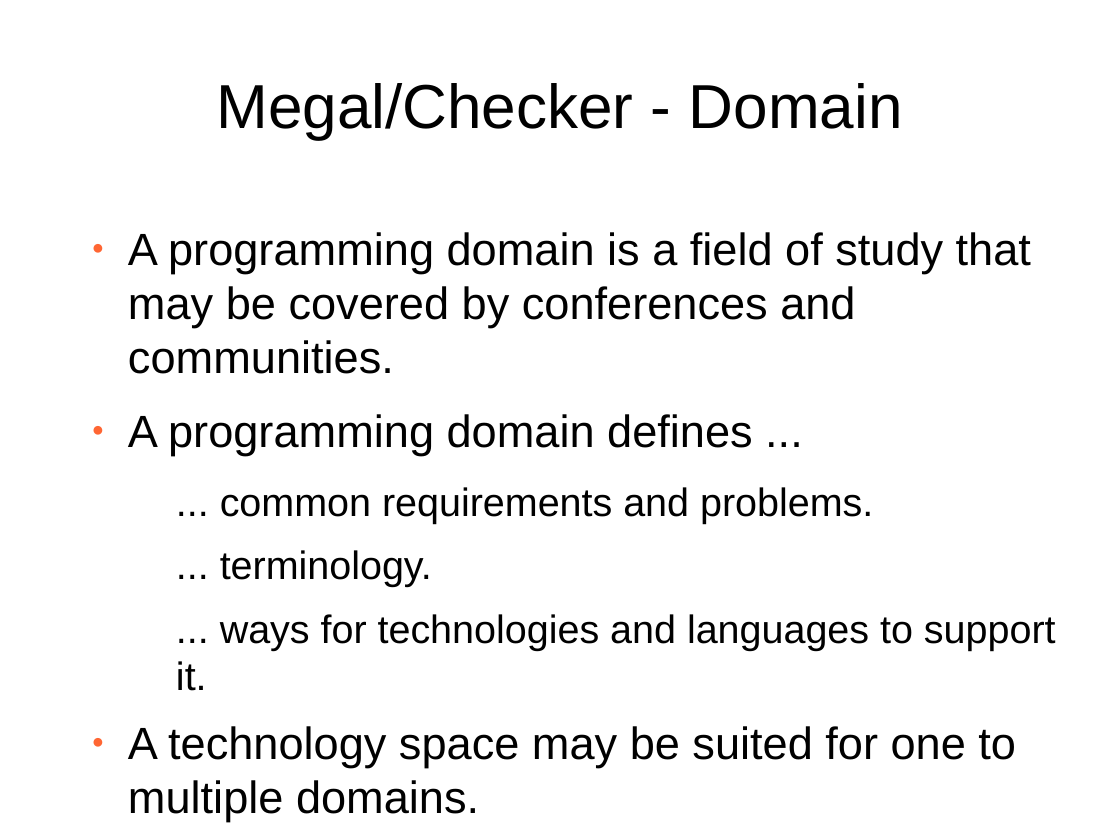
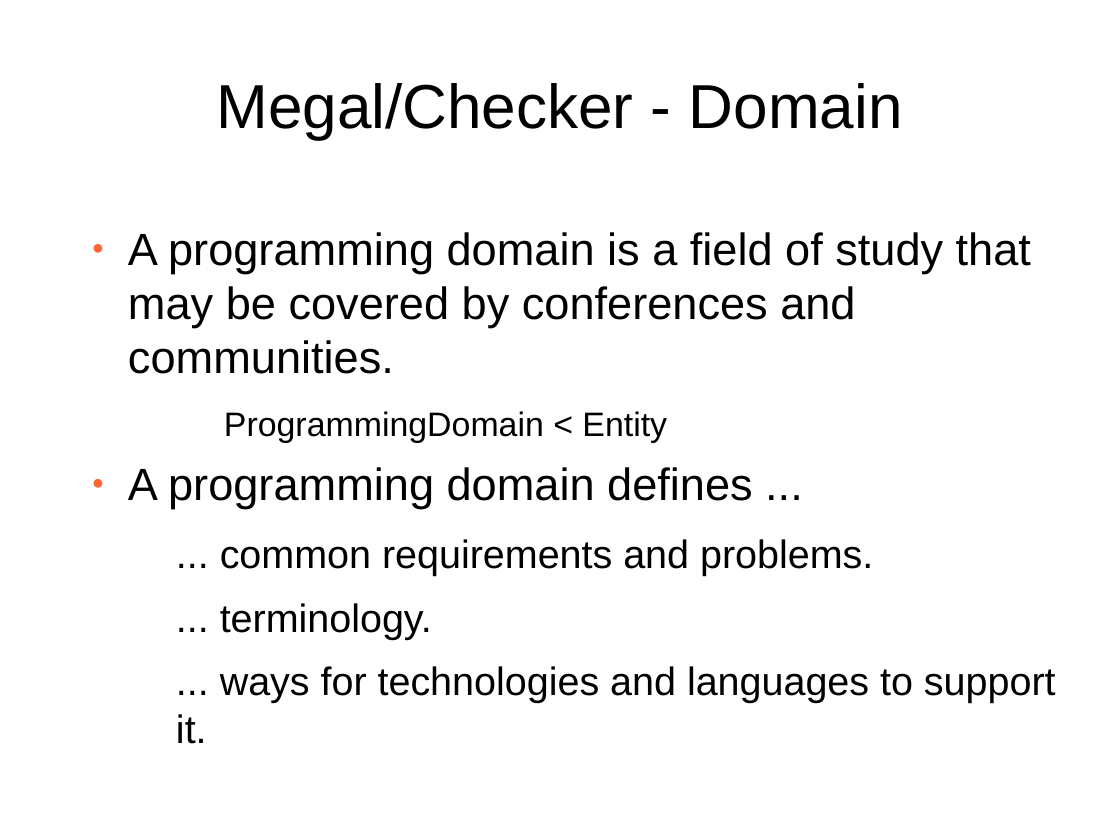
Before and after one commit to softlang/megalib, a slide deck: slide 27 of docs/LanguageDescription.odp (slide 26 before the commit). Drawn at 1120x840 pixels with LibreOffice and Linux fonts; fonts in the diff are those of the drawing; background and template pictures are left out. Boxes give left, top, right and bottom in pixels: in the first picture for what was removed or moved away, otherwise in the second. Text is boxed around its words. In the diff, an @@ line names an element or a change of style, - is before the commit and + after.

```diff
--- a/docs/LanguageDescription.odp
+++ b/docs/LanguageDescription.odp
@@ text at (224, 411, 667, 443): paragraph added @@
+    − ProgrammingDomain < Entity
@@ text at (128, 726, 1016, 822): paragraph removed @@
-● A technology space may be suited for one to multiple domains.
```
Also in this commit, not shown: 12 other slides changed, 9 slides added, 4 slides removed, 1 other file.
